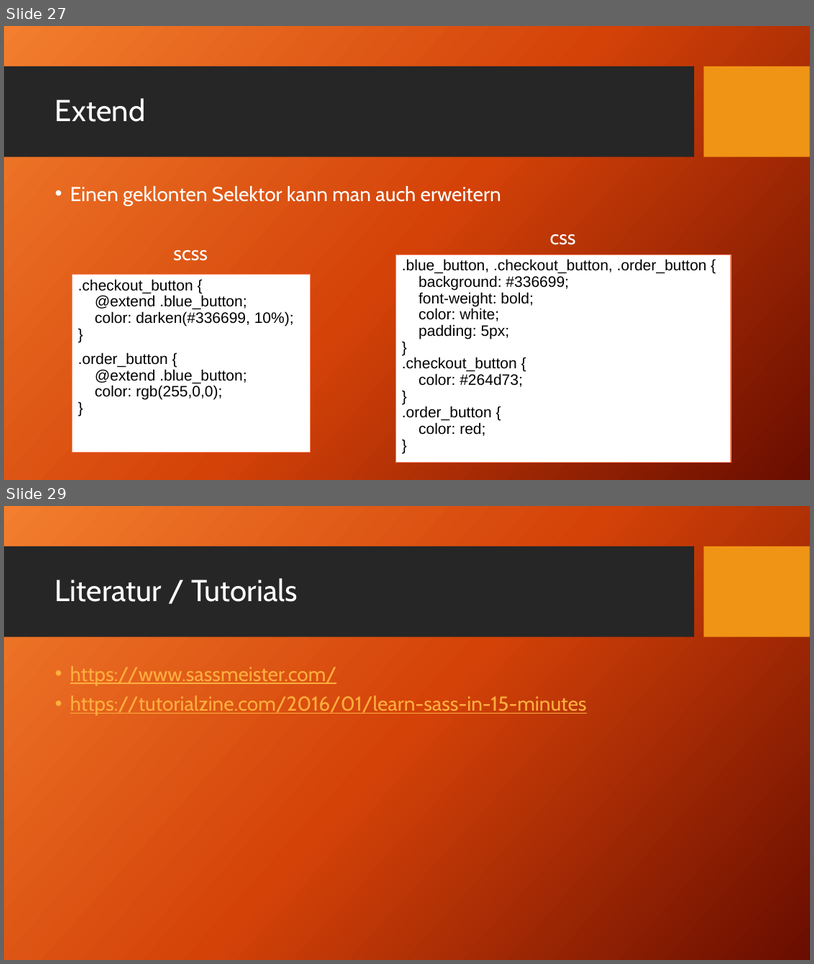
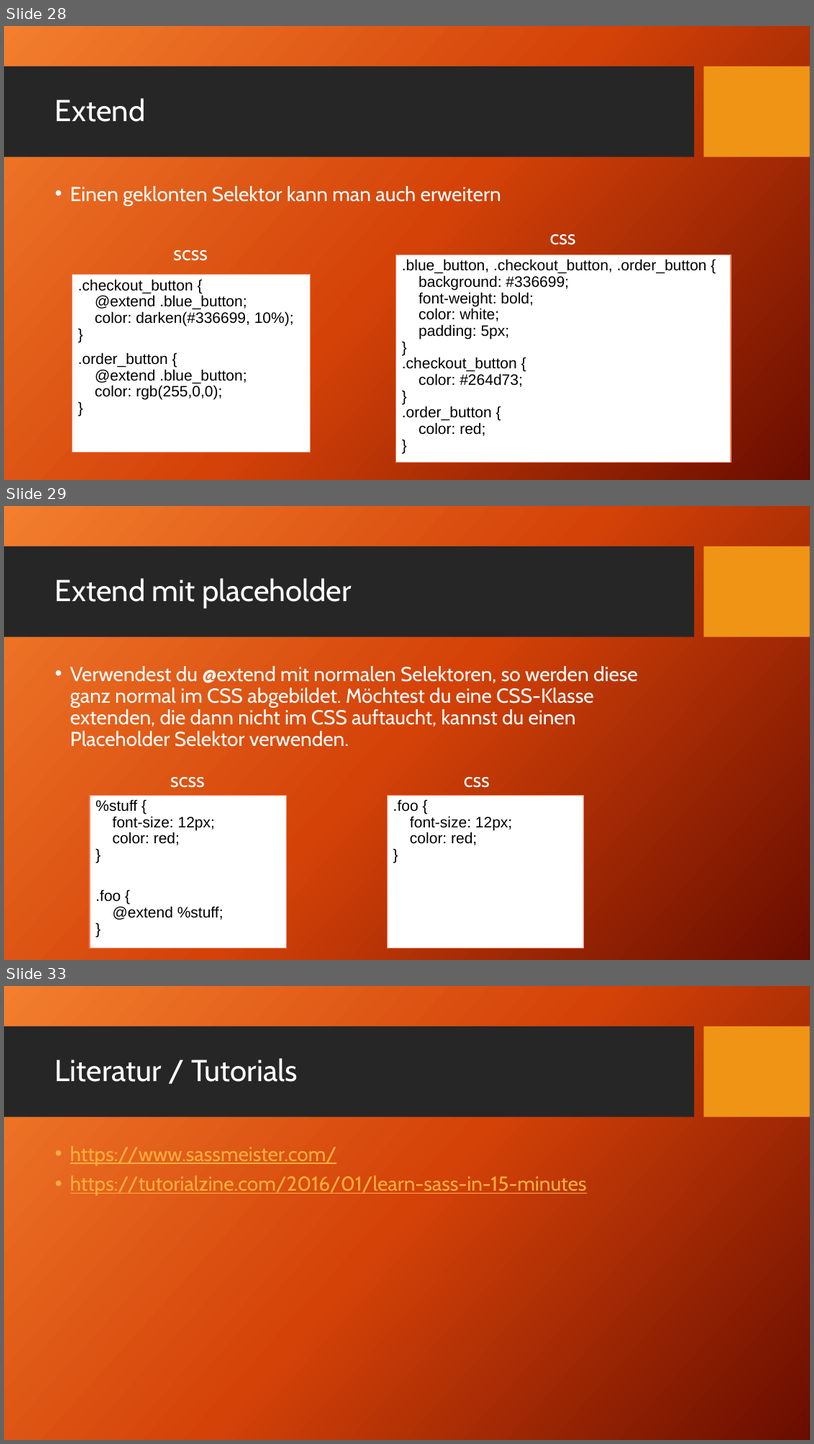
Before and after one commit to TomFrey/htmlCssBasicUebungen, a slide deck: sassSchulung.pptx. Shown one above the other, each under a label of ours: slides 27 and 29 before the commit, slides 28, 29 and 33 after it; the slides between them are not shown. The pictures are 814x964 and 814x1444 pixels, drawn with LibreOffice and Linux fonts; fonts in the diff are those of the drawing; background and template pictures are left out. Boxes give left, top, right and bottom in pixels: in the first picture for what was removed or moved away, otherwise in the second. Text is boxed around its words. In the diff, an @@ line names an element or a change of style, - is before the commit and + after.

Commit message:
Sass hello world demo und mixin vs extend erstellt.

```diff
--- a/sassSchulung.pptx
+++ b/sassSchulung.pptx
@@ slide 29 added at bbox=[4, 506, 810, 960], background picture (left out); not listed: 2 template elements that a slide beside it also shows @@
@@ title added at bbox=[55, 578, 352, 608], 36 pt, text #FFFFFF @@
+Extend mit placeholder
@@ text added at bbox=[70, 666, 638, 746], 24 pt, text #FFFFFF @@
+• Verwendest du @extend mit normalen Selektoren, so werden diese ganz normal im CSS abgebildet. Möchtest du eine CSS-Klasse extenden, die dann nicht im CSS auftaucht, kannst du einen Placeholder Selektor verwenden.
@@ text added at bbox=[170, 777, 204, 788], 24 pt, text #FFFFFF @@
+scss
@@ text added at bbox=[464, 777, 490, 788], 24 pt, text #FFFFFF @@
+css
@@ rectangle added at bbox=[90, 795, 286, 948], fill #FFFFFF, outline #FA7E5C 1 pt, 18 pt, text #000000 @@
+%stuff {
+font-size: 12px;
+color: red;
+}
+.foo {
+@extend %stuff;
+}
@@ rectangle added at bbox=[388, 795, 584, 948], fill #FFFFFF, outline #FA7E5C 1 pt, 18 pt, text #000000 @@
+.foo {
+font-size: 12px;
+color: red;
+}
@@ what was slide 27 is now slide 28 @@
@@ what was slide 29 is now slide 33 @@
```
Also in this commit, not shown: 1 slide changed, 3 other slides added, 11 other files.
